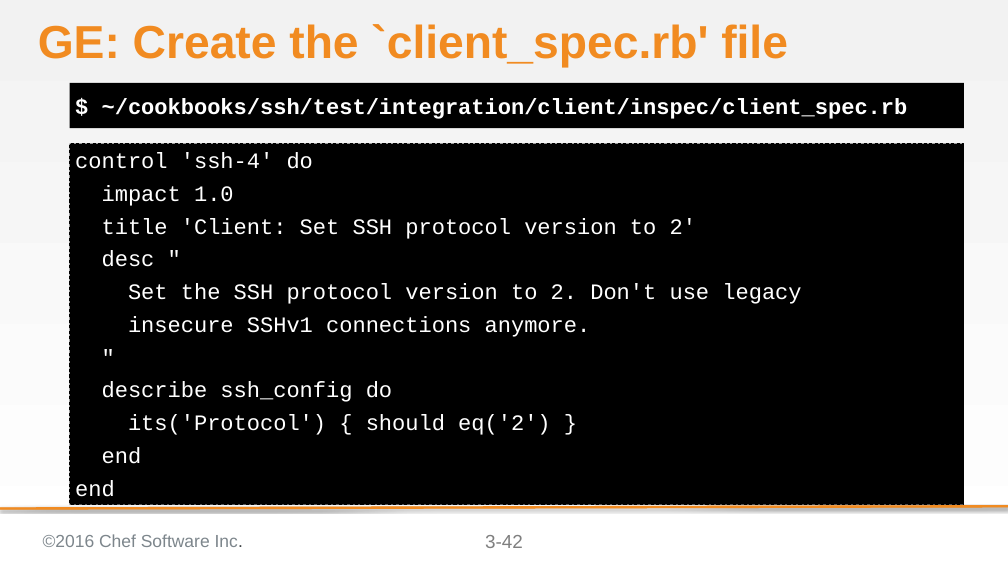
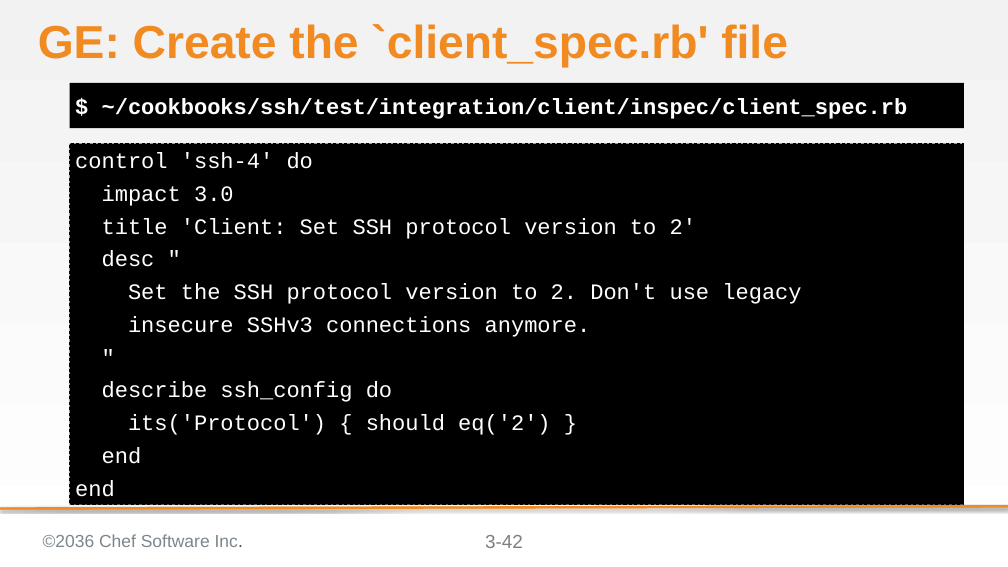
Before and after one commit to bchamby/chef-compliance-installation-configuration-operation, a slide deck: slide 42 of 03-initial-configuration-scans.pptx. Drawn at 1008x567 pixels with LibreOffice and Linux fonts; fonts in the diff are those of the drawing; background and template pictures are left out. Boxes give left, top, right and bottom in pixels: in the first picture for what was removed or moved away, otherwise in the second. Text is boxed around its words. In the diff, an @@ line names an element or a change of style, - is before the commit and + after.

Commit message:
finished InSpec CLI lab part

```diff
--- a/03-initial-configuration-scans.pptx
+++ b/03-initial-configuration-scans.pptx
@@ text at (x1=102, y1=185, x2=234, y2=206): text changed @@
-impact 1.0
+impact 3.0
@@ text at (x1=128, y1=316, x2=591, y2=337): text changed @@
-insecure SSHv1 connections anymore.
+insecure SSHv3 connections anymore.
@@ text at (x1=43, y1=534, x2=243, y2=547): text changed @@
-©2016 Chef Software Inc.
+©2036 Chef Software Inc.
```
Also in this commit, not shown: 54 other slides changed, 5 slides added, 3 slides removed.
